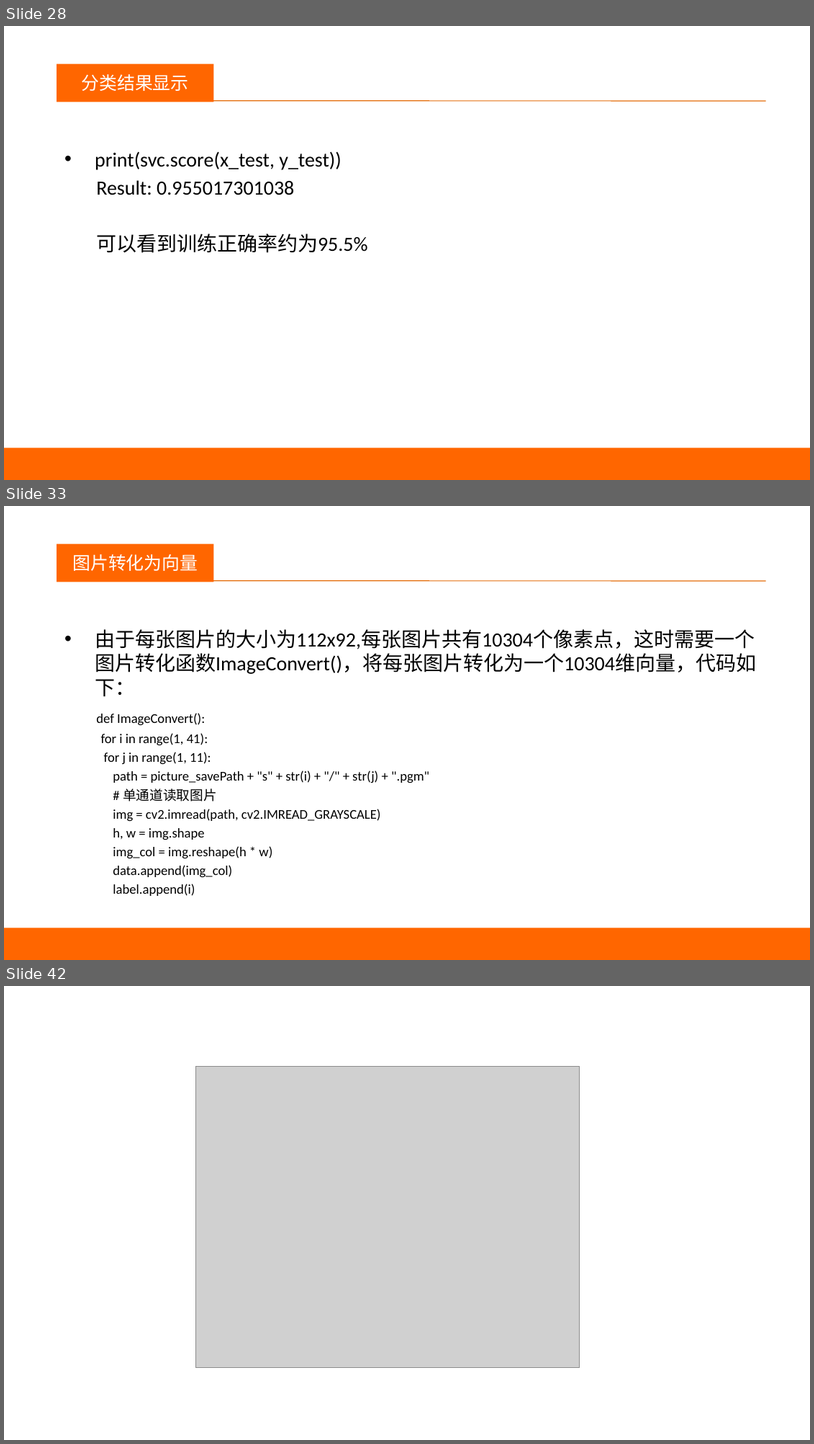
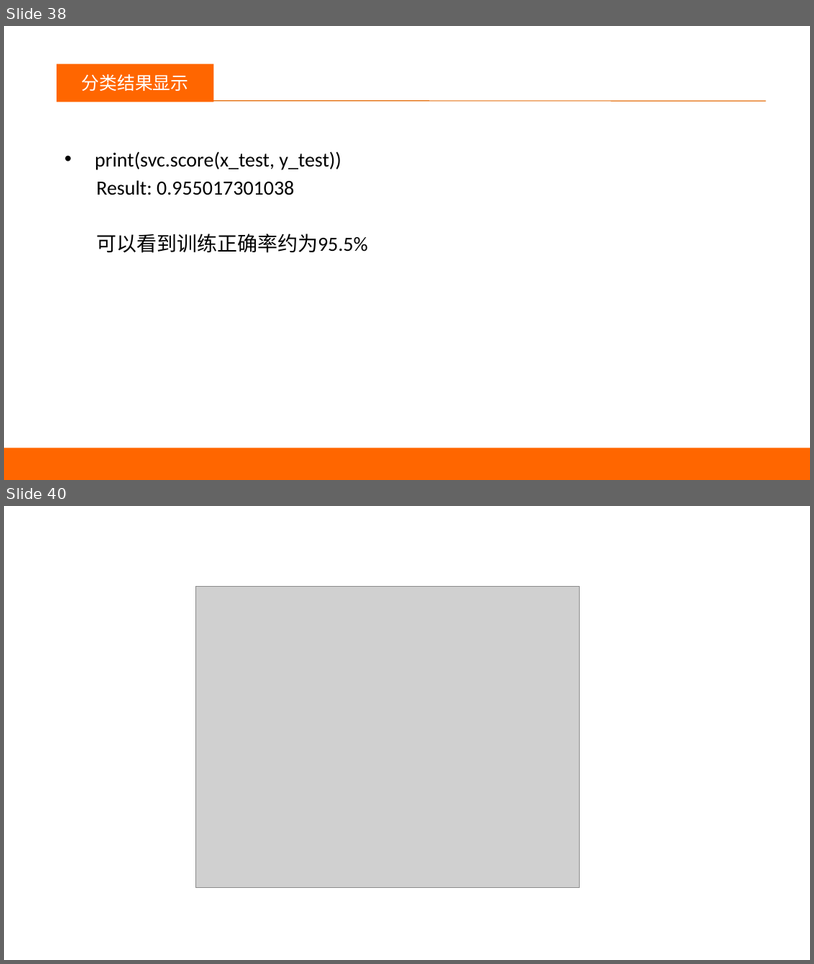
Before and after one commit to happyfaye/AIforJmuNet, a slide deck: 教学资料/机器学习/机器学习-SVM.pptx. Shown one above the other, each under a label of ours: slides 28, 33 and 42 before the commit, slides 38 and 40 after it; the slides between them are not shown. The pictures are 814x1444 and 814x964 pixels, drawn with LibreOffice and Linux fonts; fonts in the diff are those of the drawing; grey boxes stand for pictures. Boxes give left, top, right and bottom in pixels: in the first picture for what was removed or moved away, otherwise in the second. Text is boxed around its words. In the diff, an @@ line names an element or a change of style, - is before the commit and + after.

```diff
--- a/教学资料/机器学习/机器学习-SVM.pptx
+++ b/教学资料/机器学习/机器学习-SVM.pptx
@@ slide 33 removed at bbox=[4, 506, 810, 960], background #FFFFFF @@
@@ rectangle removed at bbox=[57, 544, 214, 582] @@
-图片转化为向量
@@ text removed at bbox=[65, 554, 119, 571] @@
-议程
@@ line removed from (70, 581) to (766, 581) @@
@@ text removed at bbox=[95, 629, 756, 896] @@
-• 由于每张图片的大小为112x92,每张图片共有10304个像素点，这时需要一个图片转化函数ImageConvert()，将每张图片转化为一个10304维向量，代码如下：
-def ImageConvert():
-for i in range(1, 41):
-for j in range(1, 11):
-path = picture_savePath + "s" + str(i) + "/" + str(j) + ".pgm"
-# 单通道读取图片
-img = cv2.imread(path, cv2.IMREAD_GRAYSCALE)
-h, w = img.shape
-img_col = img.reshape(h * w)
-data.append(img_col)
-label.append(i)
@@ rectangle removed at bbox=[4, 928, 810, 960] @@
@@ what was slide 28 is now slide 38 @@
@@ what was slide 42 is now slide 40 @@
```
Also in this commit, not shown: 4 slides changed, 10 slides added, 11 other slides removed, 39 other files.
